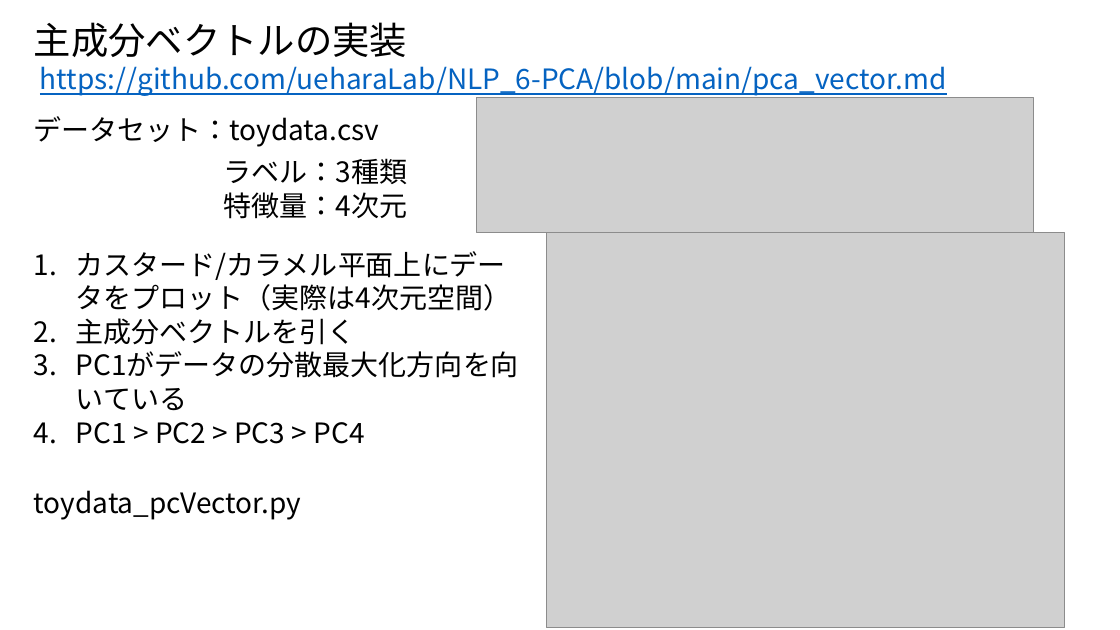
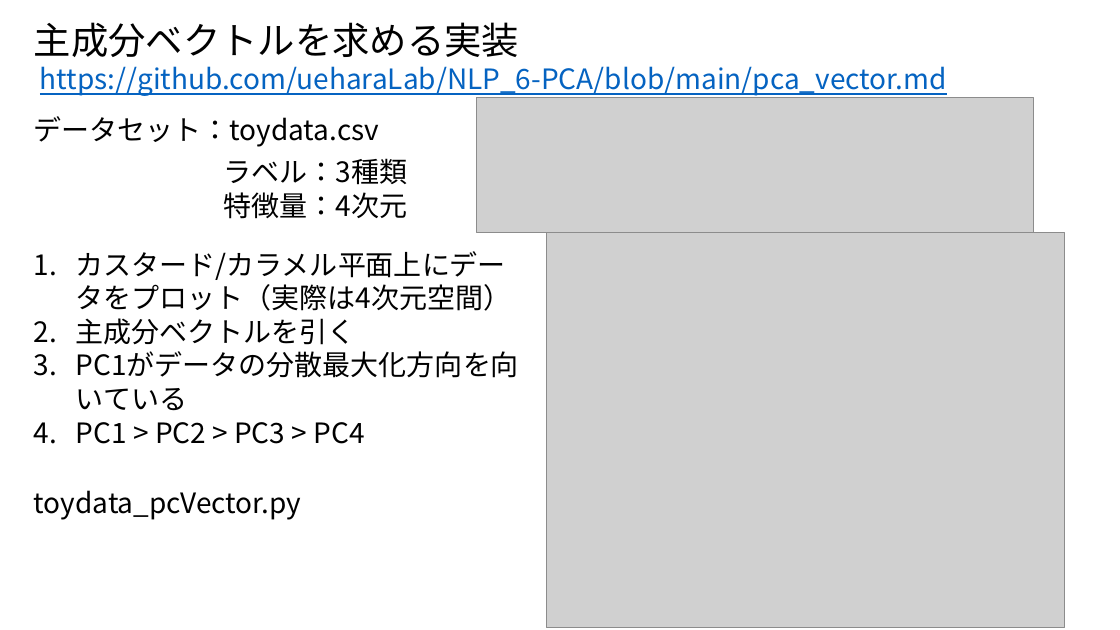
Before and after one commit to ueharaLab/NLP_7-PCA, a slide deck: slide 22 of NLP_6 PCA(BASICS).pptx (slide 26 before the commit). Drawn at 1120x630 pixels with LibreOffice and Linux fonts; fonts in the diff are those of the drawing; grey boxes stand for pictures. Boxes give left, top, right and bottom in pixels: in the first picture for what was removed or moved away, otherwise in the second. Text is boxed around its words. In the diff, an @@ line names an element or a change of style, - is before the commit and + after.

```diff
--- a/NLP_6 PCA(BASICS).pptx
+++ b/NLP_6 PCA(BASICS).pptx
@@ text at box(34, 22, 519, 57): text changed @@
-主成分ベクトルの実装
+主成分ベクトルを求める実装
```
Also in this commit, not shown: 5 other slides changed, 12 slides removed, 5 other files.
